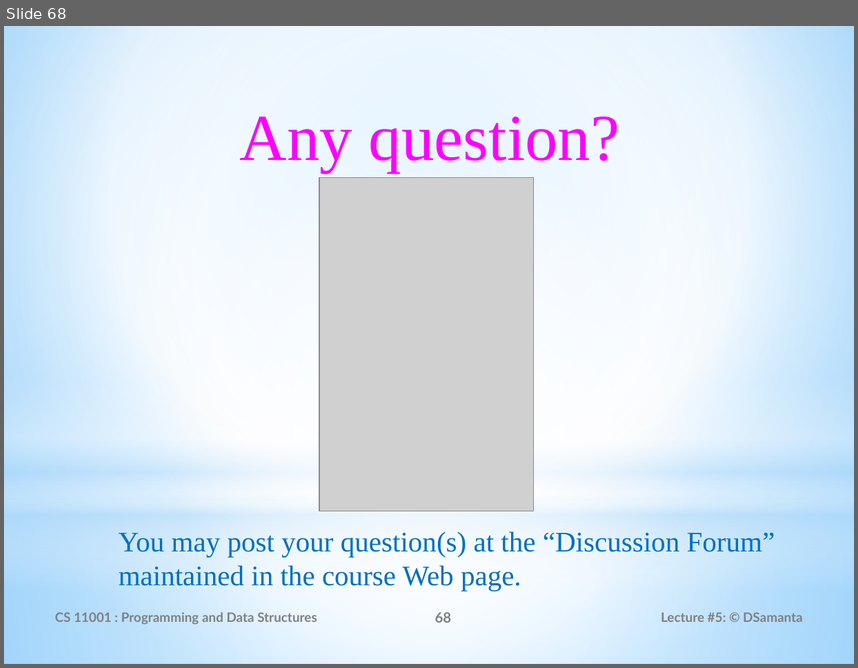
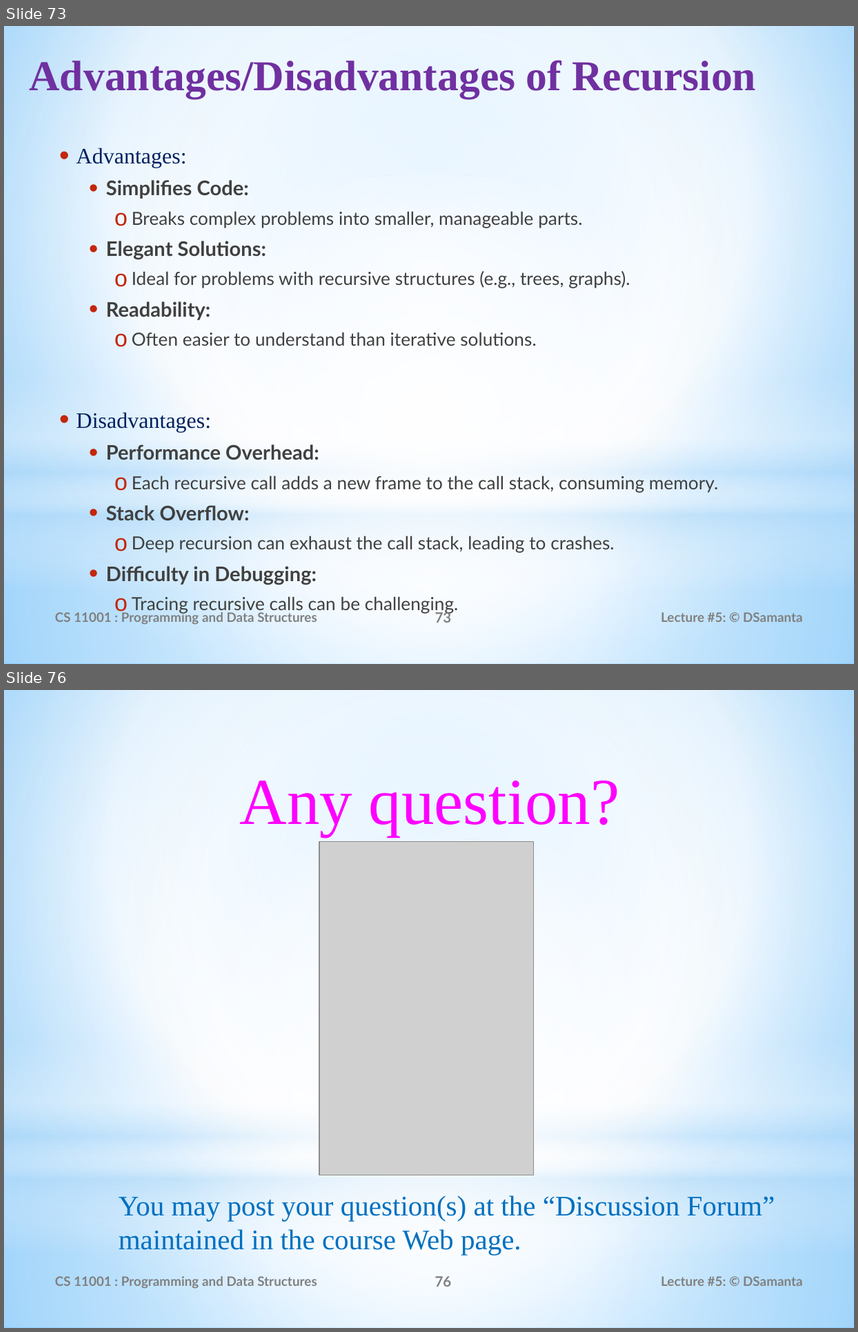
Before and after one commit to alwaysananta/computerProgramming, a slide deck: Slides/Functions_in_C.pptx. Shown one above the other, each under a label of ours: slide 68 before the commit, slides 73 and 76 after it; the slides between them are not shown. The pictures are 858x668 and 858x1332 pixels, drawn with LibreOffice and Linux fonts; fonts in the diff are those of the drawing; grey boxes stand for pictures. Boxes give left, top, right and bottom in pixels: in the first picture for what was removed or moved away, otherwise in the second. Text is boxed around its words. In the diff, an @@ line names an element or a change of style, - is before the commit and + after.

```diff
--- a/Slides/Functions_in_C.pptx
+++ b/Slides/Functions_in_C.pptx
@@ slide 73 added at (4,26,854,664), background gradient #9ED5FF to #FFFFFF to #5BB9FF; not listed: 4 template elements that a slide beside it also shows @@
@@ title added at (30,56,756,98), 36 pt, text #7030A0, bold @@
+Advantages/Disadvantages of Recursion
@@ text added at (76,147,718,584), 15.3 pt, text #404040 @@
+• Advantages:
+  • Simplifies Code:
+    o Breaks complex problems into smaller, manageable parts.
+  • Elegant Solutions:
+    o Ideal for problems with recursive structures (e.g., trees, graphs).
+  • Readability:
+    o Often easier to understand than iterative solutions.
+  • Disadvantages:
+  • Performance Overhead:
+    o Each recursive call adds a new frame to the call stack, consuming memory.
+  • Stack Overflow:
+    o Deep recursion can exhaust the call stack, leading to crashes.
+  • Difficulty in Debugging:
+    o Tracing recursive calls can be challenging.
@@ text added at (55,610,317,624), 11 pt, text #808080, bold @@
+CS 11001 : Programming and Data Structures
@@ page number added at (435,610,452,622), 12 pt, text #808080, bold @@
+73
@@ text added at (661,612,803,621), 11 pt, text #808080, bold @@
+Lecture #5: © DSamanta
@@ what was slide 68 is now slide 76 @@
@@ page number at (435,1276,452,1286): text changed @@
-68
+76
```
Also in this commit, not shown: 4 slides changed, 7 other slides added, 1 other file.
